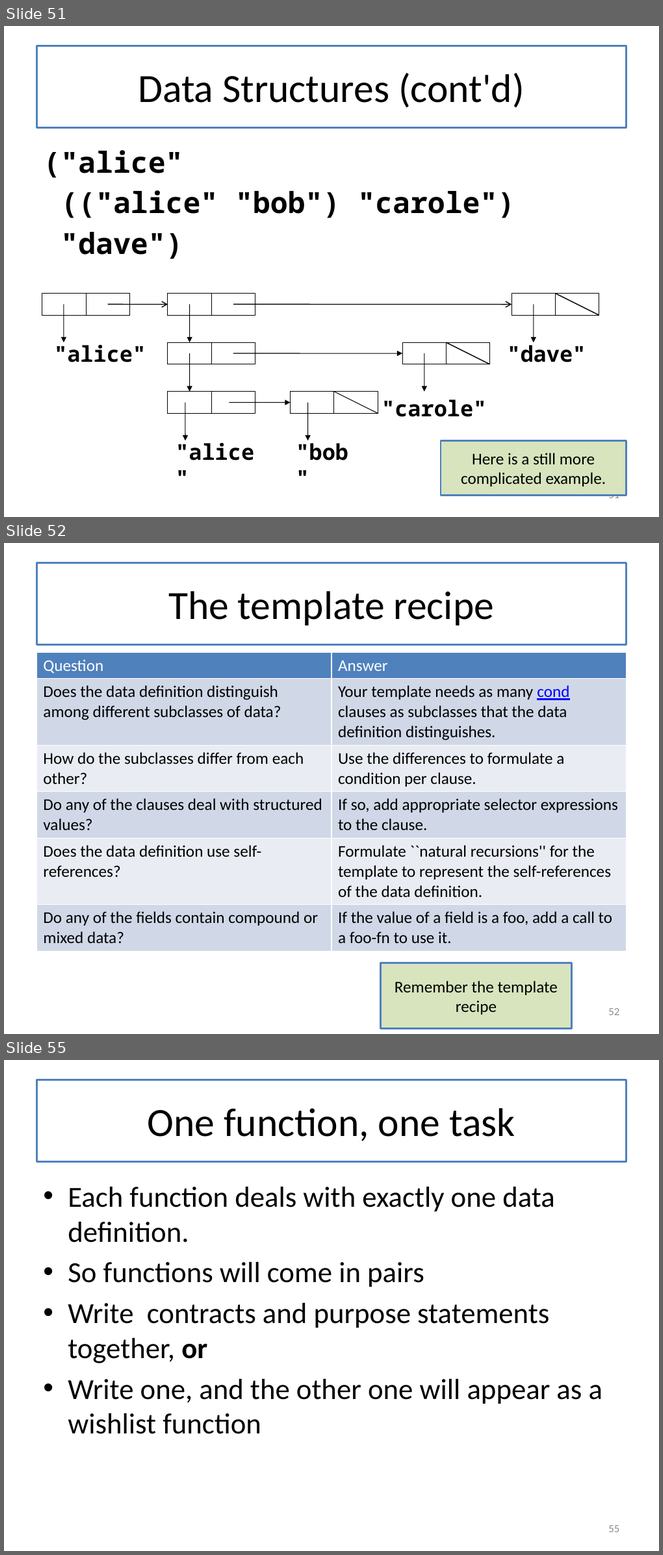
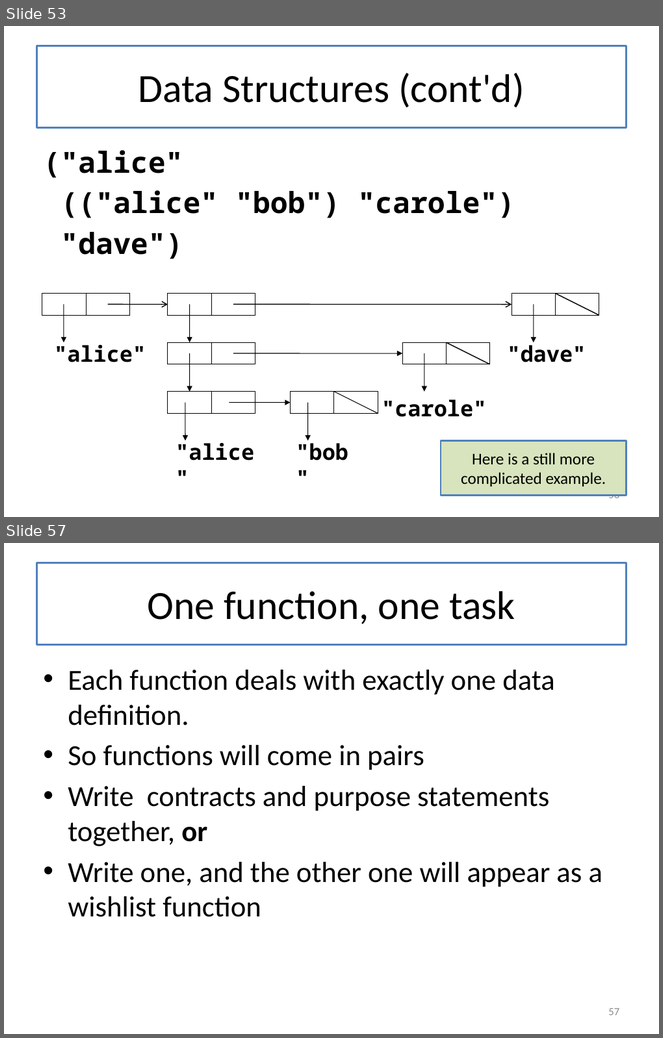
Before and after one commit to mwand/cs5010f17, a slide deck: Slides/Lesson 5.X Trees and Graphs - Combined Slides.pptx. Shown one above the other, each under a label of ours: slides 51, 52 and 55 before the commit, slides 53 and 57 after it; the slides between them are not shown. The pictures are 663x1555 and 663x1038 pixels, drawn with LibreOffice and Linux fonts; fonts in the diff are those of the drawing. Boxes give left, top, right and bottom in pixels: in the first picture for what was removed or moved away, otherwise in the second. Text is boxed around its words. In the diff, an @@ line names an element or a change of style, - is before the commit and + after.

```diff
--- a/Slides/Lesson 5.X Trees and Graphs - Combined Slides.pptx
+++ b/Slides/Lesson 5.X Trees and Graphs - Combined Slides.pptx
@@ slide 52 removed at <box>4,543,659,1034</box>, background #FFFFFF @@
@@ title removed at <box>36,563,627,644</box> @@
-The template recipe
@@ table removed at <box>36,652,627,948</box>, 6 rows, 2 columns @@
-Question | Answer
-Does the data definition distinguish among different subclasses of data? | Your template needs as many cond clauses as subclasses that the data definition distinguishes.
-How do the subclasses differ from each other? | Use the differences to formulate a condition per clause.
-Do any of the clauses deal with structured values? | If so, add appropriate selector expressions to the clause.
-Does the data definition use self-references? | Formulate ``natural recursions'' for the template to represent the self-references of the data definition.
-Do any of the fields contain compound or mixed data? | If the value of a field is a foo, add a call to a foo-fn to use it.
@@ rectangle removed at <box>381,964,572,1029</box> @@
-Remember the template recipe
@@ page number removed at <box>608,1008,620,1016</box> @@
-52
@@ what was slide 51 is now slide 53 @@
@@ what was slide 55 is now slide 57 @@
@@ page number at <box>608,1008,620,1016</box>: text changed @@
-55
+57
```
Also in this commit, not shown: 6 slides changed, 5 slides added, 5 other slides removed, 2 other files.
